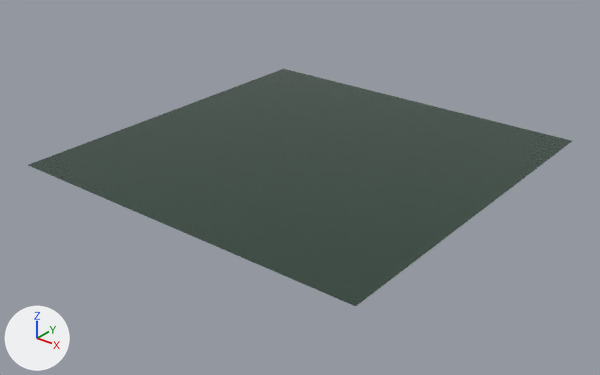
What one commit did to the glTF model swamp-city-assets/city-d.glb.
One viewpoint serves both versions: a camera (50 mm lens) standing at (1821.0, -2311.0, 1282.0) and looking at (10.0, -48.0, -122.0). Every picture has the same lights, and +X, +Y and +Z are marked at lower left. The first picture is the older version. Vertices at exactly the same position are counted once.

Objects in the first picture: 'city-d'.
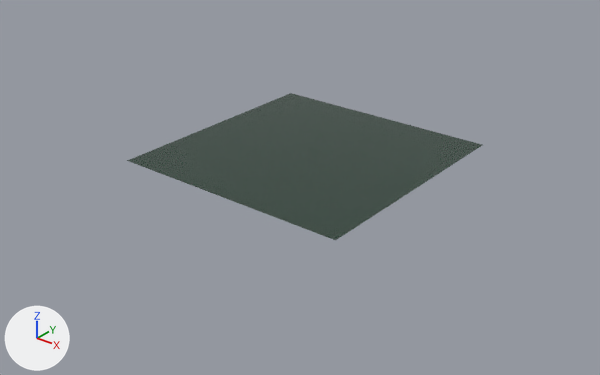
What differs and where, as boxes [x1, y1, x2, y2] in the pictures (600 x 375 px):
'city-d', reshaped (35% narrower, 38% shorter)
    before: [28, 69, 572, 306]
    after: [127, 93, 482, 240]

Diff of the bpy script that builds the scene:
```diff
--- a/swamp-city-assets/city-d.glb.py
+++ b/swamp-city-assets/city-d.glb.py
@@ me_city_d @@
 # used by ob_city_d; location = (0.0, 0.0, 0.0)
-me_city_d.from_pydata(...)  # 122 vertices, 220 faces; spans x -750.0..750.0, y -730.0..770.0, z 0.0..1.0
+me_city_d.from_pydata(...)  # 122 vertices, 220 faces; spans x -490.0..490.0, y -470.0..510.0, z 0.0..1.0
+# me_city_d part 1: the loose piece of 8 vertices spanning x -750.0..750.0, y -730.0..770.0, z 0.0 is scaled about its middle by (0.653, 0.653, 1)
 me_city_d.materials.append(mat_water__2d4a3a_0_82)
```
